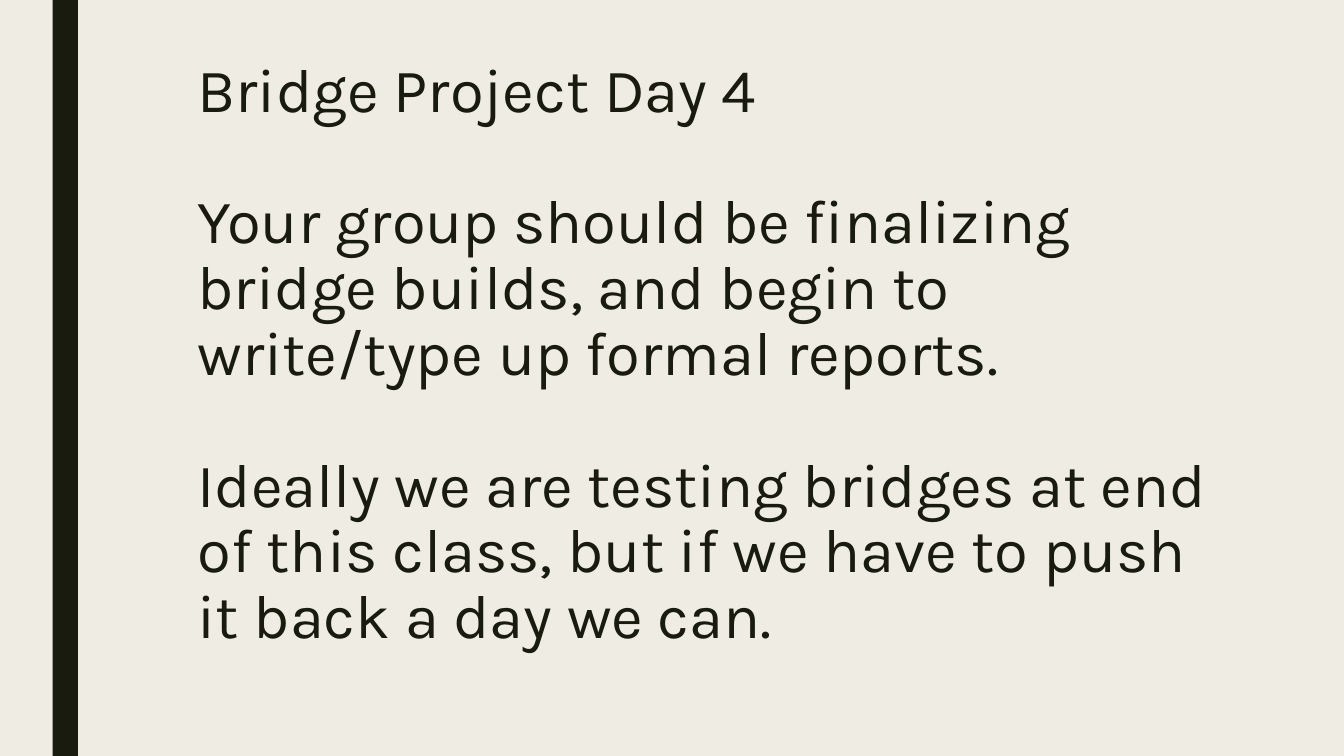
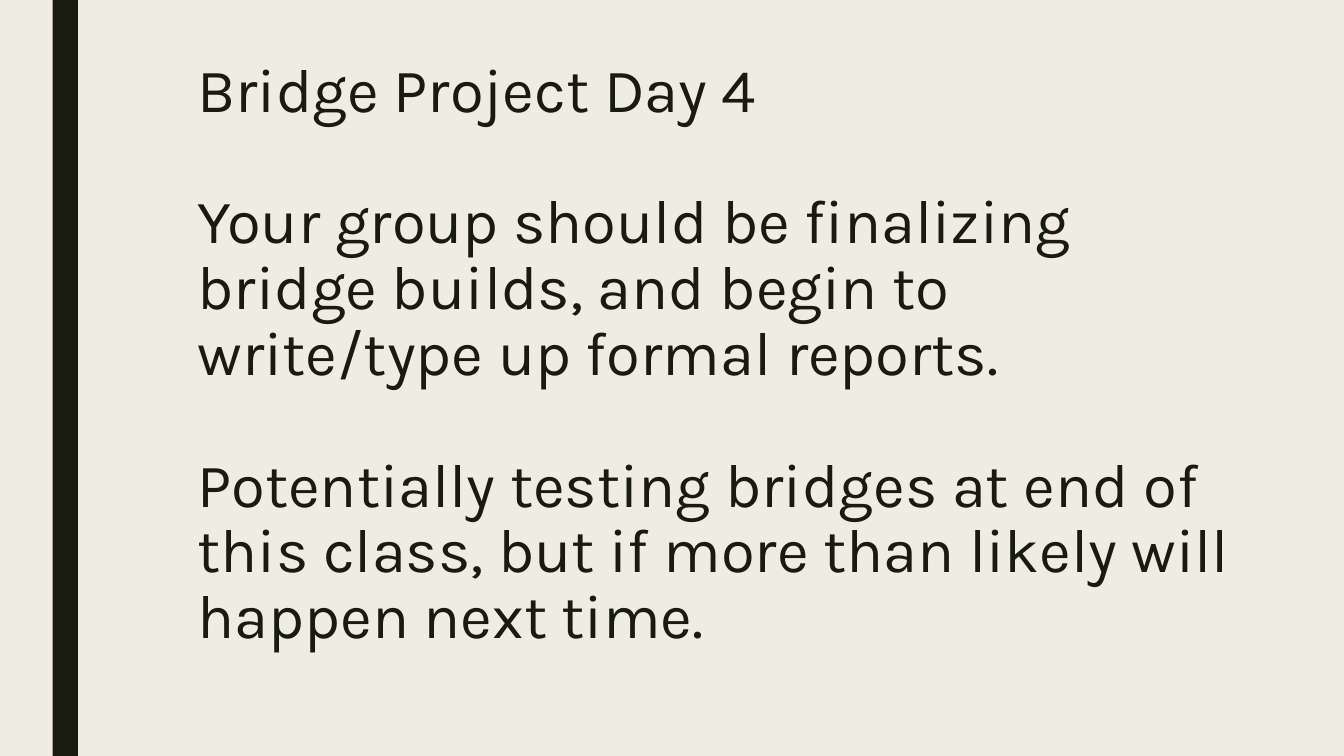
Before and after one commit to codecuddy/pre_calc, a slide deck: slide 3 of _PowerPoints/2nd Semester/Unit 8 Bridge Building/PreCalc_Day_059 Bridge Day 4 (Last Build Day).pptx. Drawn at 1344x756 pixels with LibreOffice and Linux fonts; fonts in the diff are those of the drawing. Boxes give left, top, right and bottom in pixels: in the first picture for what was removed or moved away, otherwise in the second. Text is boxed around its words. In the diff, an @@ line names an element or a change of style, - is before the commit and + after.

Commit message:
bridge update and ACT day 1

```diff
--- a/_PowerPoints/2nd Semester/Unit 8 Bridge Building/PreCalc_Day_059 Bridge Day 4 (Last Build Day).pptx
+++ b/_PowerPoints/2nd Semester/Unit 8 Bridge Building/PreCalc_Day_059 Bridge Day 4 (Last Build Day).pptx
@@ text at bbox=[198, 464, 1229, 653]: text changed @@
-Ideally we are testing bridges at end of this class, but if we have to push it back a day we can.
+Potentially testing bridges at end of this class, but if more than likely will happen next time.
```
Also in this commit, not shown: 5 other files.
